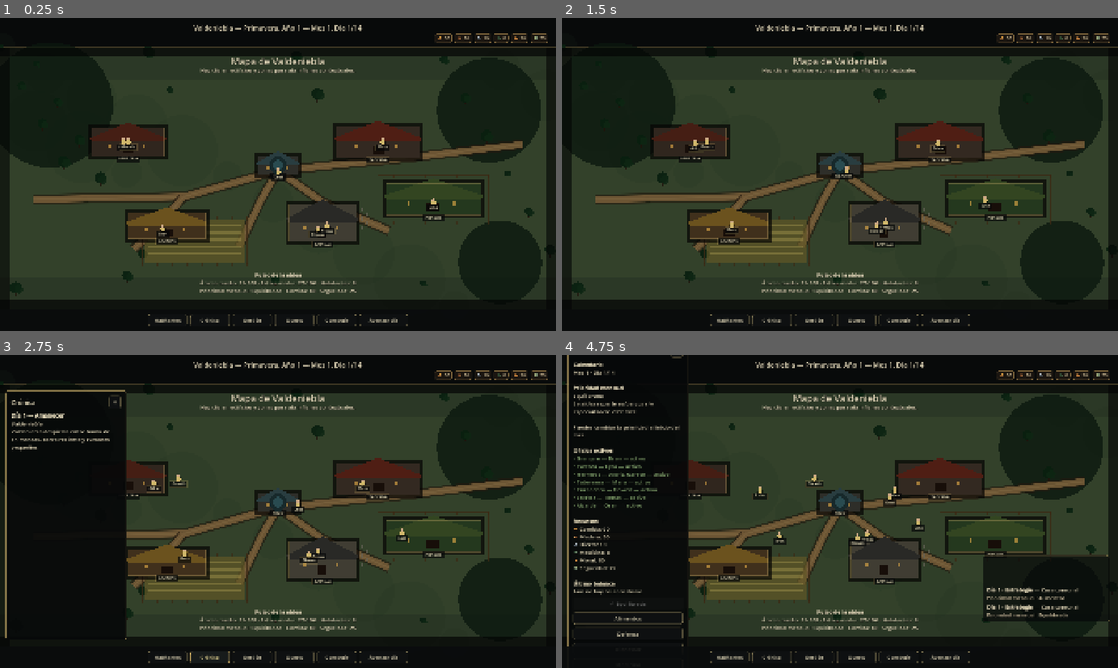
Above: before the commit, frames 1-4 (two rows, left to right).
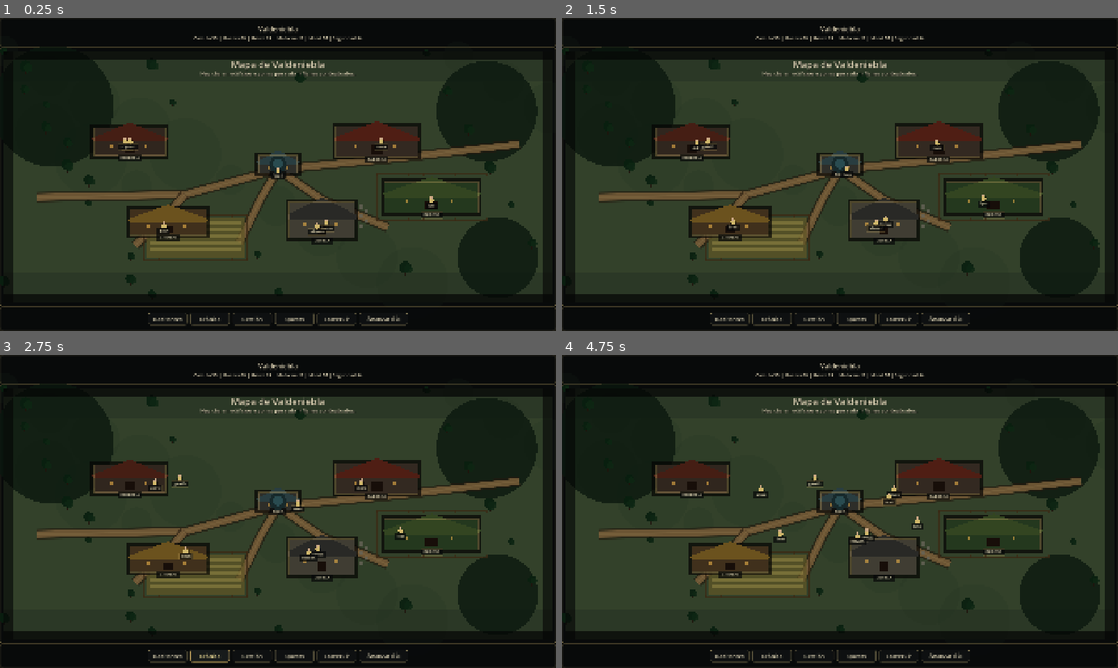
Above: after the commit, the same moments.

Repository: Nachobt98/valdeniebla
Game: Godot game, scene res://main.tscn
The game is run twice, just before and just after one commit, with the same random seed, the same clock (stepped at 60 frames per second) and the same inputs.
Inputs (mouse positions are in pixels of both pictures, inside the frame that each line leads up to):
- Up to frame 1 (0.25 s): no input
- Up to frame 2 (1.5 s): click "Habitantes" at 0.5 s; click (678, 64) at 1.25 s, where only the run before the commit has a clickable "×"
- Up to frame 3 (2.75 s): click "Crónica" at 2 s
- Up to frame 4 (4.75 s): click "Gestión" at 2.75 s; click (628, 617) at 3.5 s, where only the run before the commit has a clickable "Alimentos"; click (628, 605) at 4.25 s, where only the run before the commit has a clickable "Equilibrada"

The runs differ from the first frame. In frame 1, 14% of the frame differs, in the area x 0-100%, y 2-99%; in frame 2, 14%; in frame 3, 23%; in frame 4, 25%, in the area x 0-100%, y 0-99%.
Error after the commit: Parse Error: Could not preload resource script "res://scripts/ui_text_formatter.gd". (res://main.gd:10)

Commit message:
Improve character panel visual formatting

Diff:
--- a/main.gd
+++ b/main.gd
@@ -7,6 +7,7 @@
 const MonthlyStrategyDatabase = preload("res://data/monthly_strategy_database.gd")
 const DecisionEventDatabase = preload("res://data/decision_event_database.gd")
 const UiAssetDatabase = preload("res://data/ui_asset_database.gd")
+const UiTextFormatter = preload("res://scripts/ui_text_formatter.gd")
 const VillageState = preload("res://scripts/village_state.gd")
 const EventSystem = preload("res://scripts/event_system.gd")
 const DiarySystem = preload("res://scripts/diary_system.gd")
@@ -644,24 +645,24 @@
 	if not npc_info_label.visible:
 		return
 	var npc: Dictionary = village_state.npcs[selected_npc_id]
-	var text := get_npc_portrait_bbcode(selected_npc_id)
-	text += "[font_size=23][b]%s[/b][/font_size]\n%d años — %s\n[i]%s[/i]\n\n" % [
-		npc["name"],
-		int(npc["age"]),
-		npc["profession"],
-		npc["location"]
-	]
-	text += "[b]Rasgos[/b]\n%s\n\n" % ", ".join(npc["traits"])
-	text += "[b]Habilidades[/b]\n%s\n\n" % format_dictionary(npc["stats"])
-	text += "[b]Estado[/b]\n%s\n\n" % format_dictionary(npc["state"])
-	text += "[b]Relaciones[/b]\n%s" % format_relationships(selected_npc_id)
+	var portrait_path := String(UiAssetDatabase.get_portrait_paths().get(selected_npc_id, ""))
+	var text := UiTextFormatter.portrait(portrait_path)
+	text += UiTextFormatter.header(npc["name"], int(npc["age"]), npc["profession"], npc["location"])
+	text += UiTextFormatter.section("Rasgos")
+	text += UiTextFormatter.trait_chips(npc["traits"]) + "\n"
+	text += UiTextFormatter.section("Habilidades")
+	text += UiTextFormatter.stats_block(npc["stats"]) + "\n"
+	text += UiTextFormatter.section("Estado")
+	text += UiTextFormatter.state_block(npc["state"])
+	text += UiTextFormatter.section("Relaciones")
+	text += format_relationships(selected_npc_id)
 	npc_info_label.text = text
 
 func get_npc_portrait_bbcode(npc_id: String) -> String:
 	var portrait_path := String(UiAssetDatabase.get_portrait_paths().get(npc_id, ""))
 	if portrait_path == "":
 		return ""
-	return "[center][img=190x190]%s[/img][/center]\n" % portrait_path
+	return UiTextFormatter.portrait(portrait_path)
 
 func format_dictionary(values: Dictionary) -> String:
 	var chunks: Array[String] = []
@@ -675,5 +676,5 @@
 	for other_id in village_state.npc_order:
 		if other_id == npc_id:
 			continue
-		chunks.append("%s %+d" % [village_state.npcs[other_id]["name"], int(relationships.get(other_id, 0))])
+		chunks.append(UiTextFormatter.relationship_line(village_state.npcs[other_id]["name"], int(relationships.get(other_id, 0))))
 	return "\n".join(chunks)
